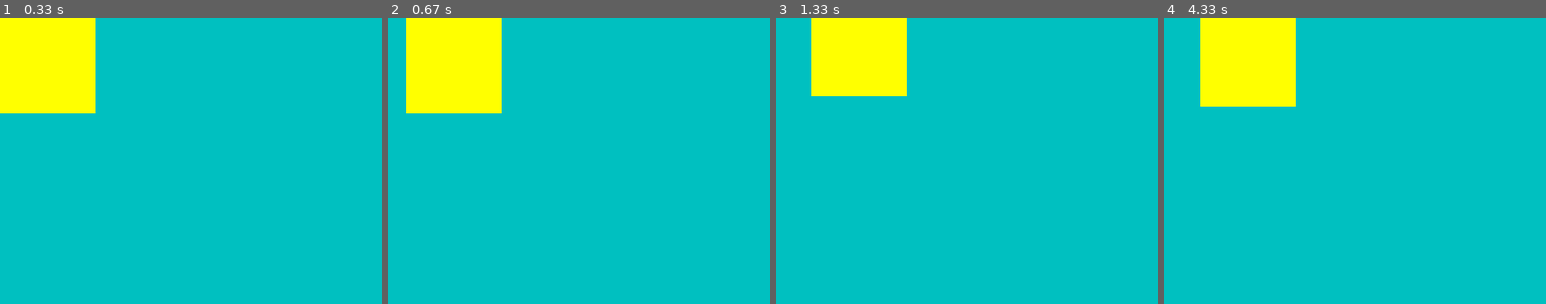
Above: before the commit, frames 1-4 (left to right).
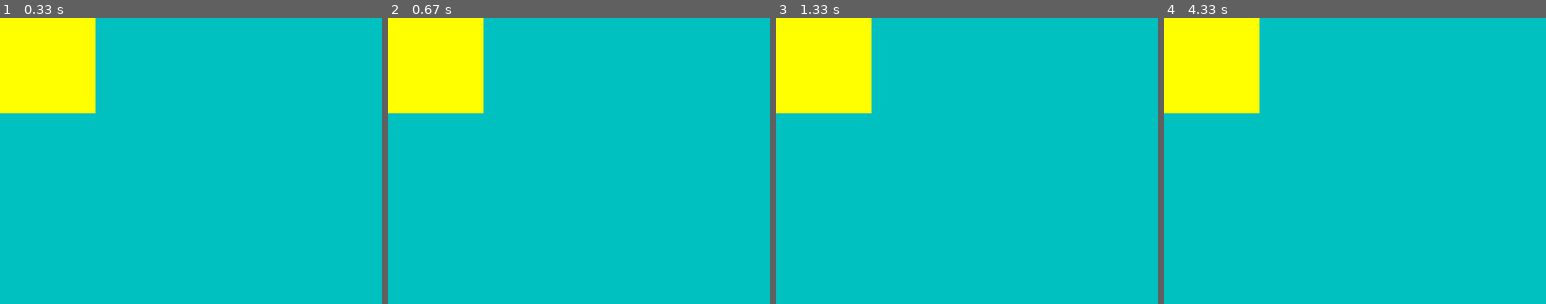
Above: after the commit, the same moments.

Repository: Sandr13/PyGame
Game: pygame game, started from Single.py
The game is run twice, just before and just after one commit, with the same random seed, the same clock (stepped at 60 frames per second) and the same inputs.
Inputs:
- Up to frame 1 (0.33 s): no input
- Up to frame 2 (0.67 s): hold D from 0.33 s (still down)
- Up to frame 3 (1.33 s): release D at 0.8 s; hold W 0.83-1.13 s; hold D from 1.17 s (still down)
- Up to frame 4 (4.33 s): release D at 1.63 s; hold A 1.67-2.2 s; hold S 2.23-2.53 s; hold A 2.57-2.97 s; hold W 3-3.37 s; hold D 3.4-4.03 s; hold S from 4.07 s (still down)
The pictures show only the part of the screen within x 0-50%, y 0-50%; the shares and areas given below are measured in that part.

Frame 1 is identical in both runs. In frame 2, 3.2% of the frame differs, in the area x 0-30%, y 0-34%; in frame 3, 6.6%, in the area x 0-35%, y 0-34%; in frame 4, 6.5%.

Commit message:
Update Single.py

Diff:
--- a/Single.py
+++ b/Single.py
@@ -38,18 +38,6 @@
         ################### Рисуем игрока ###################
         pygame.draw.rect(display, (255, 255, 0), (user1.x, user1.y, user1.width, user1.height))
 
-        ################### Инициализируем клавиатуру ###################
-        keys = pygame.key.get_pressed()
-
-        if keys[pygame.K_w]:
-            user1.y -= user1.speed
-        elif keys[pygame.K_a]:
-            user1.x -= user1.speed
-        elif keys[pygame.K_s]:
-            user1.y += user1.speed
-        elif keys[pygame.K_d]:
-            user1.x += user1.speed
-
         pygame.display.update() # обновляем наш дисплей
 
 run_game()
